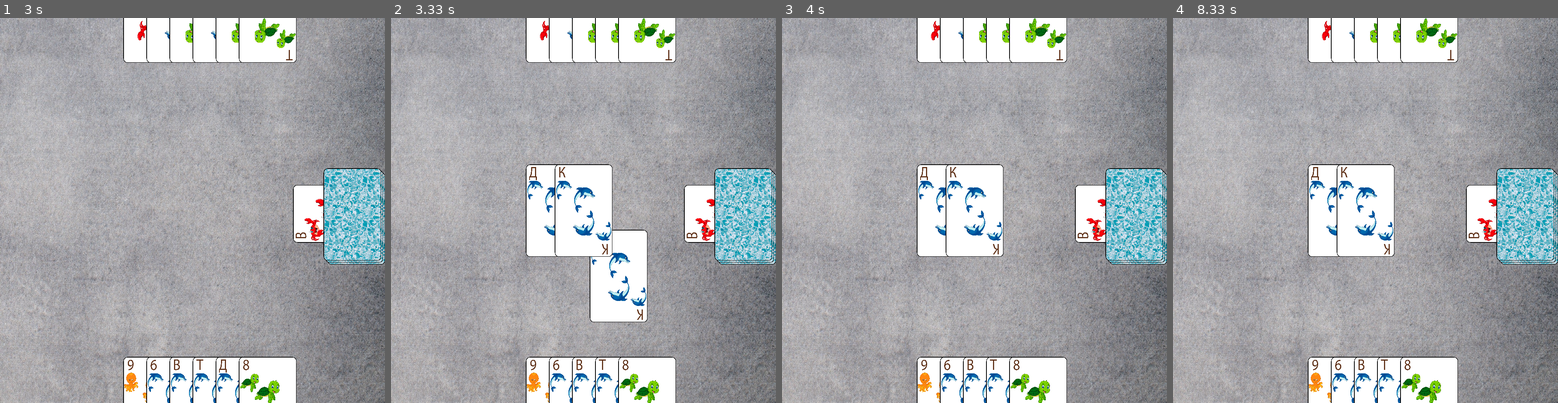
Above: before the commit, frames 1-4 (left to right).
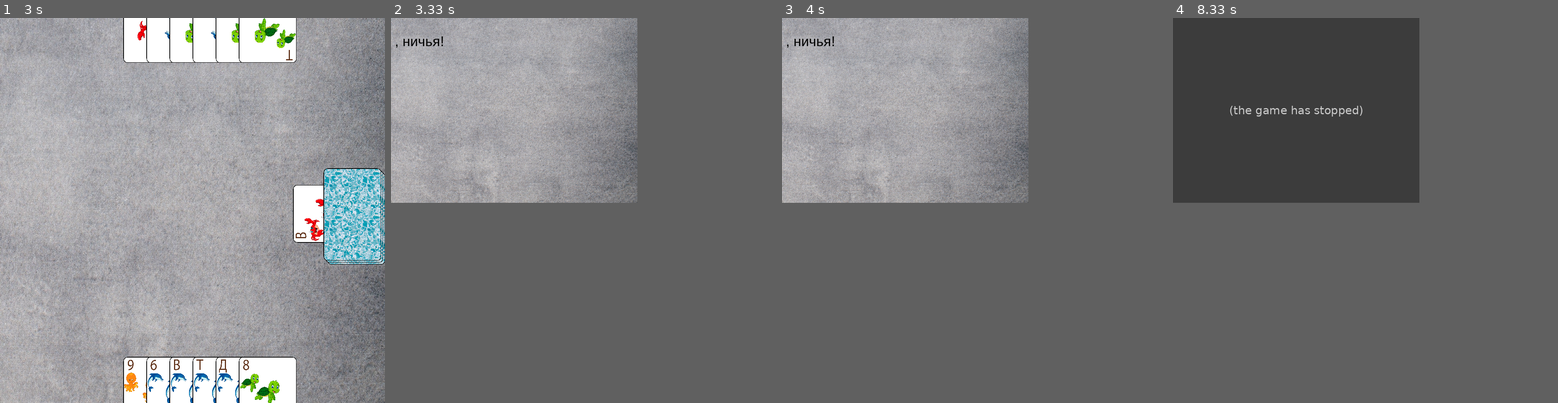
Above: after the commit, the same moments.

Repository: pyvinery/pythonProject_pygame1
Game: pygame game, started from start.py
The game is run twice, just before and just after one commit, with the same random seed, the same clock (stepped at 60 frames per second) and the same inputs.
Inputs (mouse positions are in pixels of both pictures, inside the frame that each line leads up to):
- Up to frame 1 (3 s): click (123, 110) at 0.38 s
- Up to frame 2 (3.33 s): tap 5 at 3.22 s
- Up to frame 3 (4 s): no input
- Up to frame 4 (8.33 s): no input
In frame 2 the window is 1000x1000 before the commit and 640x480 after it. Grey fills any space a smaller window leaves; there, only what the larger window draws over its background counts as a difference.

Frame 1 is identical in both runs. In frame 2, 73% of the frame differs, in the area x 0-100%, y 0-100%; in frame 3, 76%; in frame 4, 92%.
Error after the commit: AttributeError: 'nobodyWindow' object has no attribute 'run' (main.py line 342); the game stopped at 8.32 s (later frames are placeholders)

Commit message:
финальное окно

Diff:
--- a/main.py
+++ b/main.py
@@ -1,8 +1,8 @@
-import subprocess
 import pygame
 import os
 import random
 
+from start import nobodyWindow
 
 # Определение констант
 SCREEN_WIDTH, SCREEN_HEIGHT = 1000, 1000
@@ -18,6 +18,9 @@
 
 # Создание экрана
 screen = pygame.display.set_mode((SCREEN_WIDTH, SCREEN_HEIGHT))
+
+# Установка имени окна
+pygame.display.set_caption("cards")
 
 # Получение списка файлов в папке с картами
 card_files = [f for f in os.listdir(CARD_FOLDER) if os.path.isfile(os.path.join(CARD_FOLDER, f))]
@@ -126,6 +129,9 @@
         if len(table_card.name) == len(card_name):
             return True
     return False
+
+
+
 
 
 
@@ -224,6 +230,9 @@
                     card_index = event.key - pygame.K_1  # Индекс карты в руке игрока (0-5)
                     play_card(player, card_index)  # Вызываем функцию play_card для выбрасывания карты на середину стола
                     bot_turn = True  # Переключаем очередность хода на бота
+
+
+
     if bot_turn:
         if len(bot.hand) > 0 and len(moving_cards) == 0:
             # Ход бота
@@ -243,6 +252,7 @@
                     card_name = table_card.name
                     table_cards.remove(table_card)
                     bot.hand.append(card_name)  # Добавляем карту в руку бота
+
                 else:
                     # Бот может отбить карту игрока
                     # Проверяем, есть ли в руке бота карта, первые цифры в имени которой выше, чем первые цифры в имени карты на столе
@@ -287,6 +297,8 @@
                                 # Добавляем карту на стол
                                 table_cards.append(card)
 
+
+
                                 break  # Выходим из цикла, так как карта отбита
 
                     else:
@@ -297,7 +309,13 @@
                         table_cards.remove(table_card)
                         bot.hand.append(card_name)  # Добавляем карту в руку бота
 
+
+
+
+
                 bot_turn = False  # Переключаем очередность хода на игрока
+
+
 
 
     # Двигаем карты и удаляем те, которые достигли цели
@@ -315,6 +333,16 @@
         card_image = cards[card.name]
         screen.blit(card_image, tuple(map(int, card.position)))
 
+    # Проверка, сделал ли бот первый ход
+    if len(table_cards) == 2 or len(bot.hand) == 7:
+        # Если бот сделал первый ход, проверяем, закончилась ли игра ничьей или нет карт в колоде
+        if len(player.hand) == 5 and len(bot.hand) == 5:
+            # Если у обоих игроков нет карт в руке, игра заканчивается ничьей
+            print("ход")
+            nobodyWindow().run()
+            print("ничья")
+            running = False
+
     # Для отображения карт в руке игрока
     hand_width = len(player.hand) * CARD_OFFSET
     start_pos = (SCREEN_WIDTH - hand_width) / 2
--- a/player_name.txt
+++ b/player_name.txt
@@ -0,0 +1 @@
+даша
--- a/start.py
+++ b/start.py
@@ -1,8 +1,8 @@
-import os
-import sys
+import time
 
 import pygame
 import subprocess
+
 
 class StartWindow:
     def __init__(self):
@@ -101,8 +101,120 @@
                 # Вызов функции close() для завершения работы PyGame
                 close()
 
+
+class ResultWindow:                             # Поздравление, победа
+    def __init__(self):
+        # Инициализация PyGame
+        pygame.init()
+
+        # Создание окна
+        self.window = pygame.display.set_mode((640, 480))
+        pygame.display.set_caption("Результат игры")
+
+        # Получение имени победителя из файла `player_name.txt`
+        with open('player_name.txt', 'r', encoding='utf-8') as f:
+            winner_name = f.read()
+
+        # Загрузка изображения фона
+        self.background_image = pygame.image.load('fon.jpg')
+        self.background_image = pygame.transform.scale(self.background_image, (640, 480))  # Масштабирование изображения под размер окна
+
+        # Отрисовка фона
+        self.window.blit(self.background_image, (0, 0))
+
+        # Создание текстовой поверхности с сообщением о победителе
+        self.winner_text = pygame.font.SysFont("Arial", 36).render(f"Поздравляем, {winner_name}, вы победили!", True, (0, 0, 0))
+
+
+
+        # Флаг, указывающий, что окно должно быть закрыто
+        self.close_window = False
+
+
+
+    def draw(self):
+        # Отрисовка фона
+        self.window.blit(self.background_image, (0, 0))
+
+        # Отрисовка текстовой поверхности с сообщением о победителе
+        self.window.blit(self.winner_text, (10, 40))
+
+        # Отображение окна
+        pygame.display.update()
+
+
+
+    def run(self):
+        while not self.close_window:
+            for event in pygame.event.get():
+                if event.type == pygame.QUIT:
+
+                    self.close_window = True
+
+            self.draw()
+
+
+            pygame.time.wait(5000)
+
+
+
+class nobodyWindow:                              # Ничья
+    def __init__(self):
+        # Инициализация PyGame
+        pygame.init()
+
+        # Создание окна
+        self.window = pygame.display.set_mode((640, 480))
+        pygame.display.set_caption("Результат игры")
+
+        # Получение имени победителя из файла `player_name.txt`
+        with open('player_name.txt', 'r', encoding='utf-8') as f:
+            winner_name = f.read()
+
+        # Загрузка изображения фона
+        self.background_image = pygame.image.load('fon.jpg')
+        self.background_image = pygame.transform.scale(self.background_image, (640, 480))  # Масштабирование изображения под размер окна
+
+        # Отрисовка фона
+        self.window.blit(self.background_image, (0, 0))
+
+        # Создание текстовой поверхности с сообщением о ничьей
+        self.x3 = pygame.Rect(200, 200, 200, 50)
+        self.draw_text = pygame.font.SysFont("Arial", 36).render(f"{winner_name}, ничья!", True, (0, 0, 0))
+
+        # Отрисовка фона
+        self.window.blit(self.background_image, (0, 0))
+
+        # Отрисовка текстовой поверхности с сообщением о ничьей
+        self.window.blit(self.draw_text, (10, 40))
+
+
+
+        # Отображение окна
+        pygame.display.update()
+
+        pygame.time.wait(5000)
+
+        close()
+
+
+
+
+
+
+
+
+
+
 def close():
     pygame.quit()
+
+
+def main(self):
+    # Создание окна запуска игры
+    start_window = StartWindow()
+    start_window.run()
+
 
 
 
